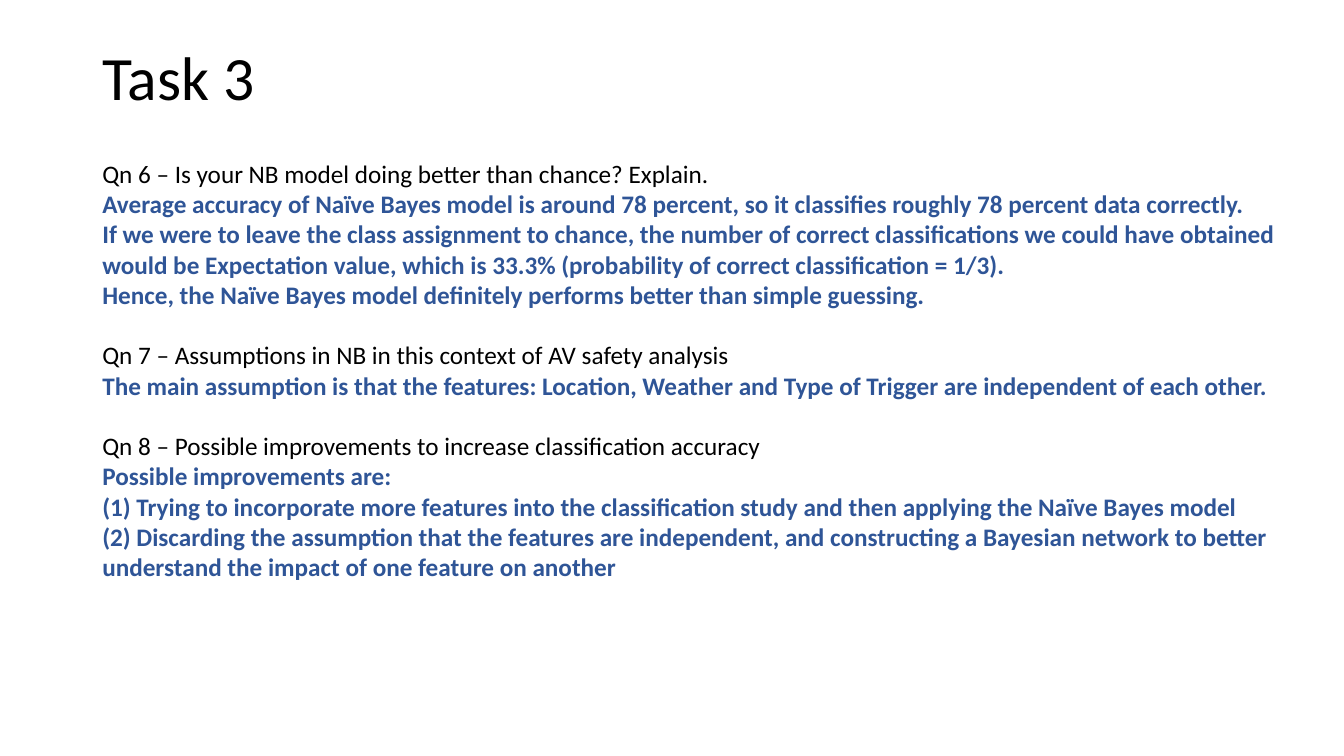
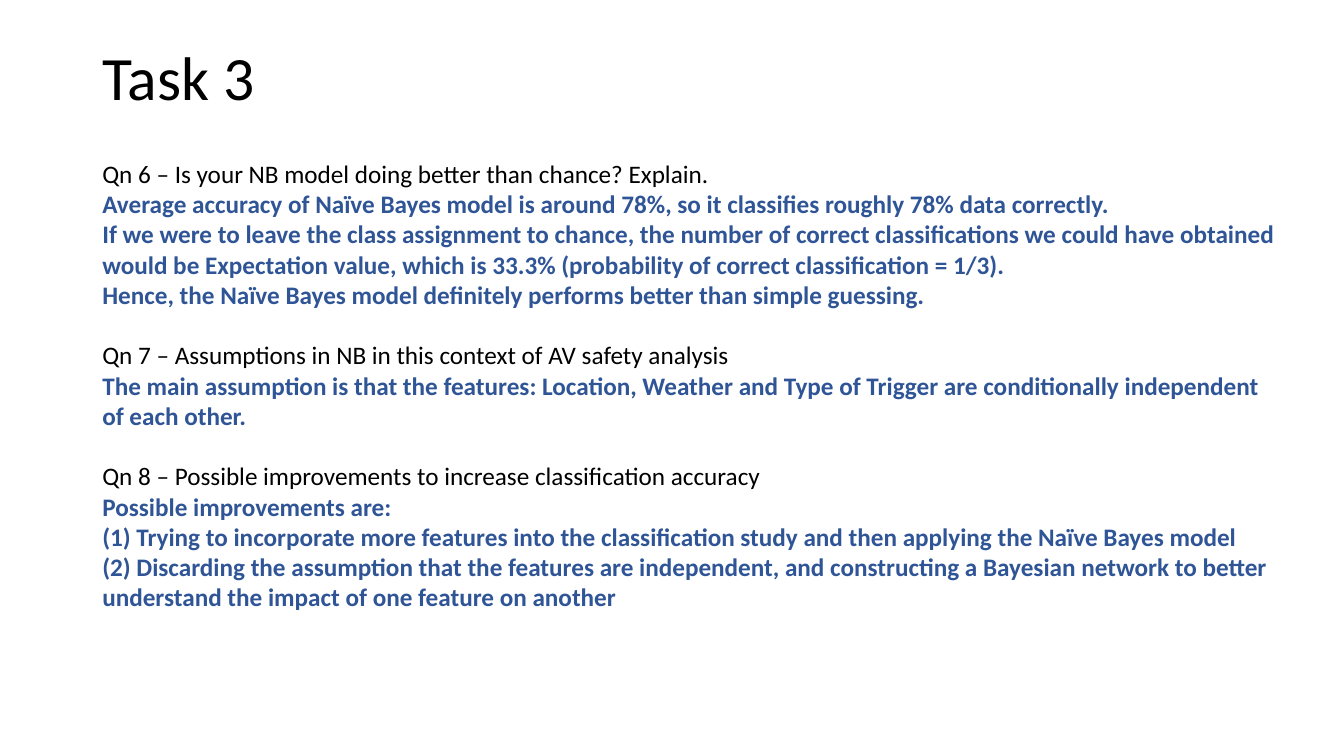
Before and after one commit to gowthamkuntumalla/Safety_in_autonomous_vehicles_MP, a slide deck: slide 9 of somani4_MP1.pptx. Drawn at 1344x756 pixels with LibreOffice and Linux fonts; fonts in the diff are those of the drawing. Boxes give left, top, right and bottom in pixels: in the first picture for what was removed or moved away, otherwise in the second. Text is boxed around its words. In the diff, an @@ line names an element or a change of style, - is before the commit and + after.

```diff
--- a/somani4_MP1.pptx
+++ b/somani4_MP1.pptx
@@ text at (102,195,1109,218): text changed @@
-Average accuracy of Naïve Bayes model is around 78 percent, so it classifies roughly 78 percent data correctly.
+Average accuracy of Naïve Bayes model is around 78%, so it classifies roughly 78% data correctly.
@@ text at (102,377,1259,425): text changed @@
-The main assumption is that the features: Location, Weather and Type of Trigger are independent of each other.
+The main assumption is that the features: Location, Weather and Type of Trigger are conditionally independent of each other.
```
Also in this commit, not shown: 8 other slides changed, 1 slide added, 3 other files.
